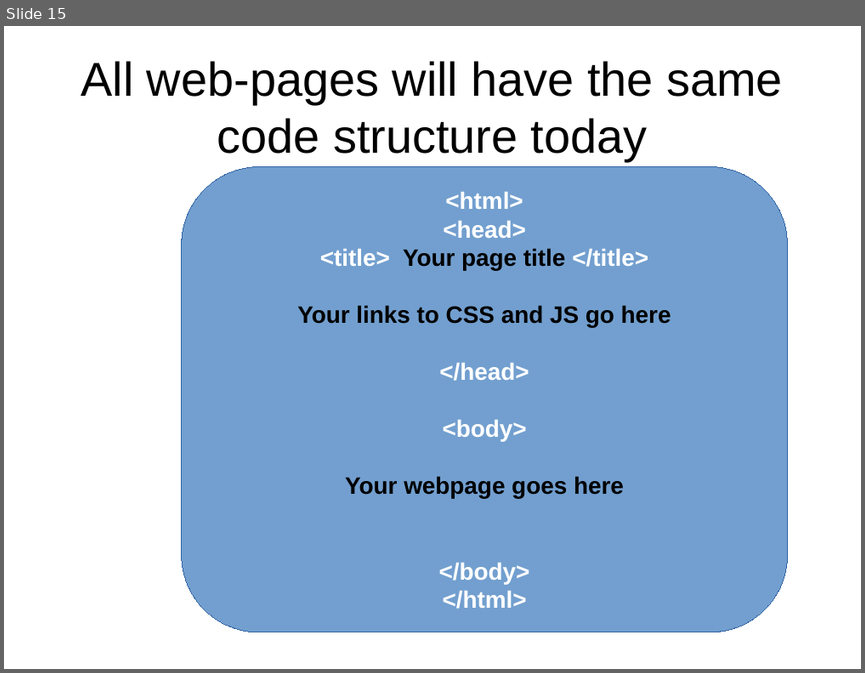
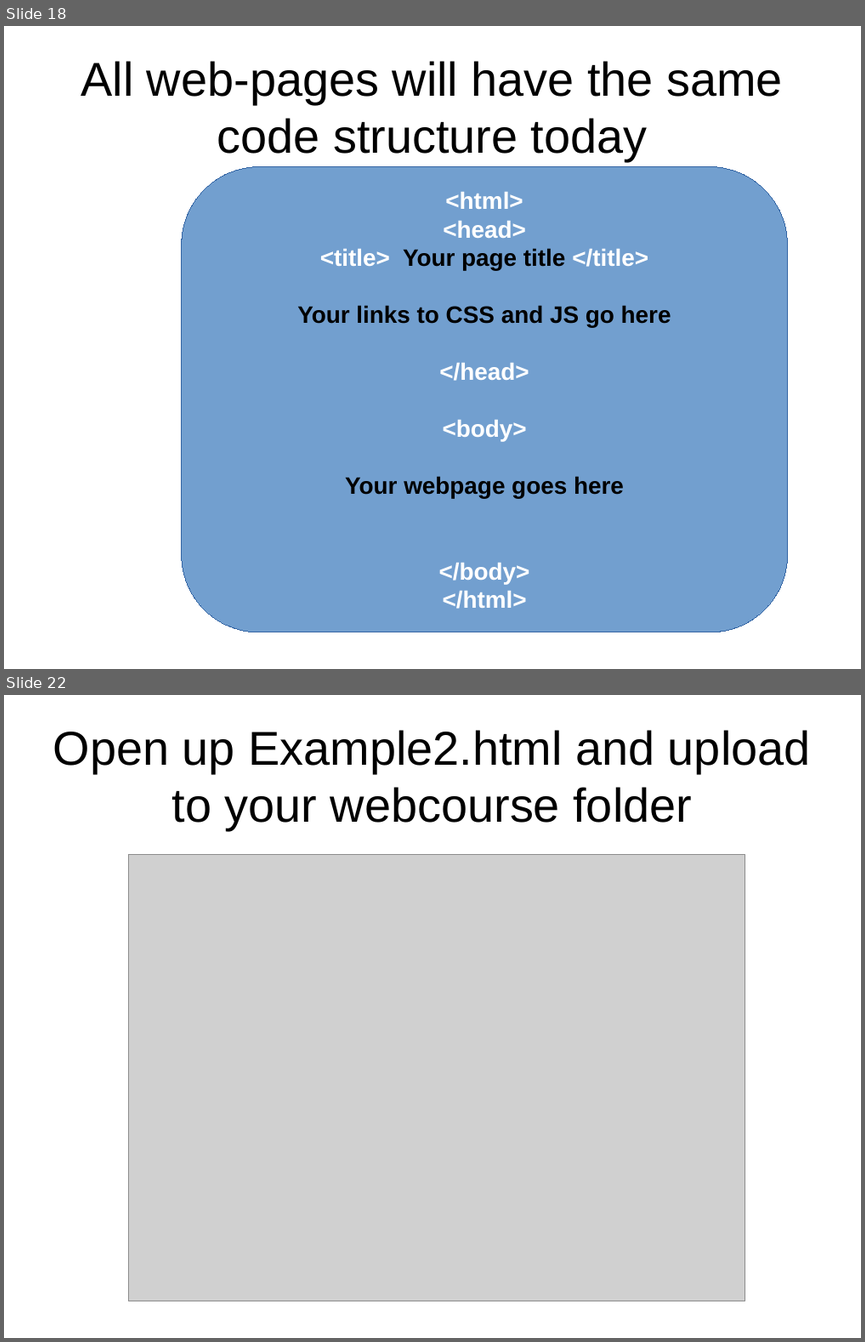
Before and after one commit to petermooney/December2014, a slide deck: LectureNotes.odp. Shown one above the other, each under a label of ours: slide 15 before the commit, slides 18 and 22 after it; the slides between them are not shown. The pictures are 865x673 and 865x1342 pixels, drawn with LibreOffice and Linux fonts; fonts in the diff are those of the drawing; grey boxes stand for pictures. Boxes give left, top, right and bottom in pixels: in the first picture for what was removed or moved away, otherwise in the second. Text is boxed around its words. In the diff, an @@ line names an element or a change of style, - is before the commit and + after.

```diff
--- a/LectureNotes.odp
+++ b/LectureNotes.odp
@@ slide 22 added at (x1=4, y1=695, x2=861, y2=1338), background #FFFFFF @@
@@ title added at (x1=53, y1=730, x2=811, y2=830), 44 pt, text #000000 @@
+Open up Example2.html and upload to your webcourse folder
@@ picture added at (x1=128, y1=855, x2=745, y2=1301) @@
@@ what was slide 15 is now slide 18 @@
```
Also in this commit, not shown: 8 other slides added, 1 slide removed, 2 other files.
